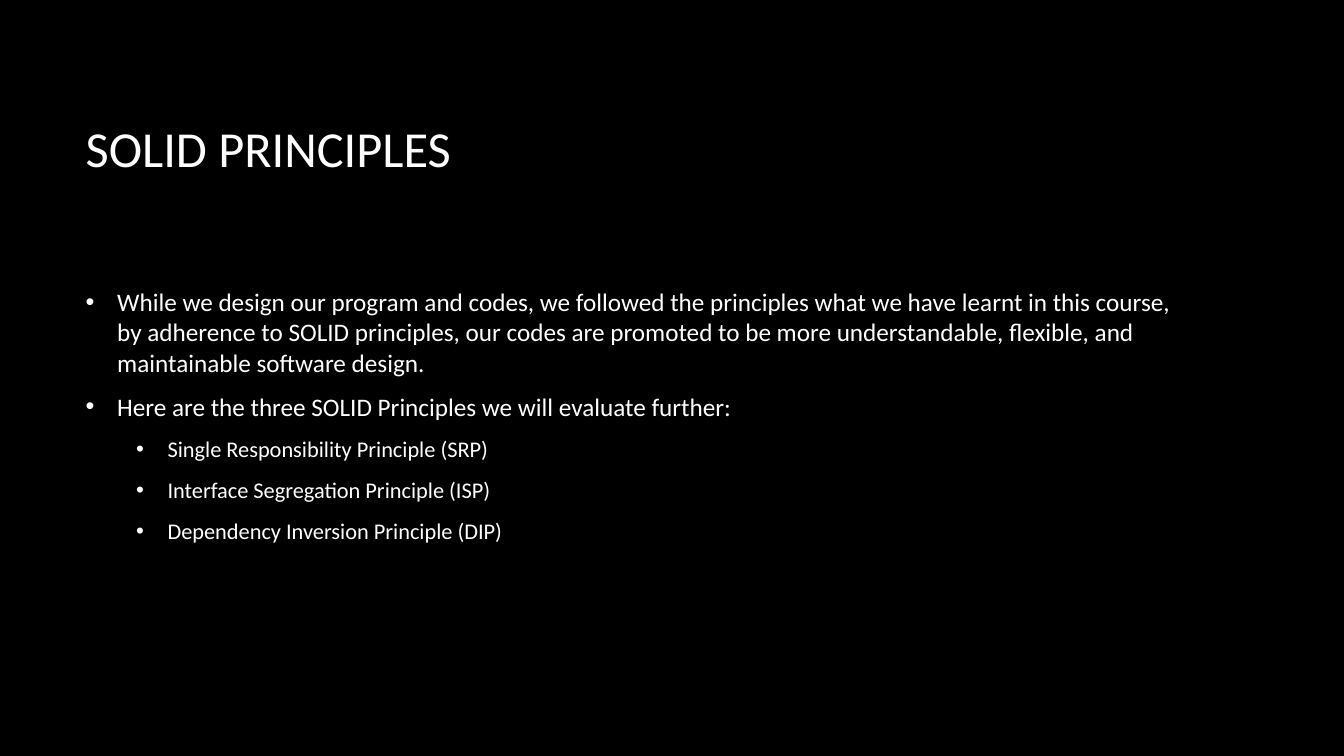
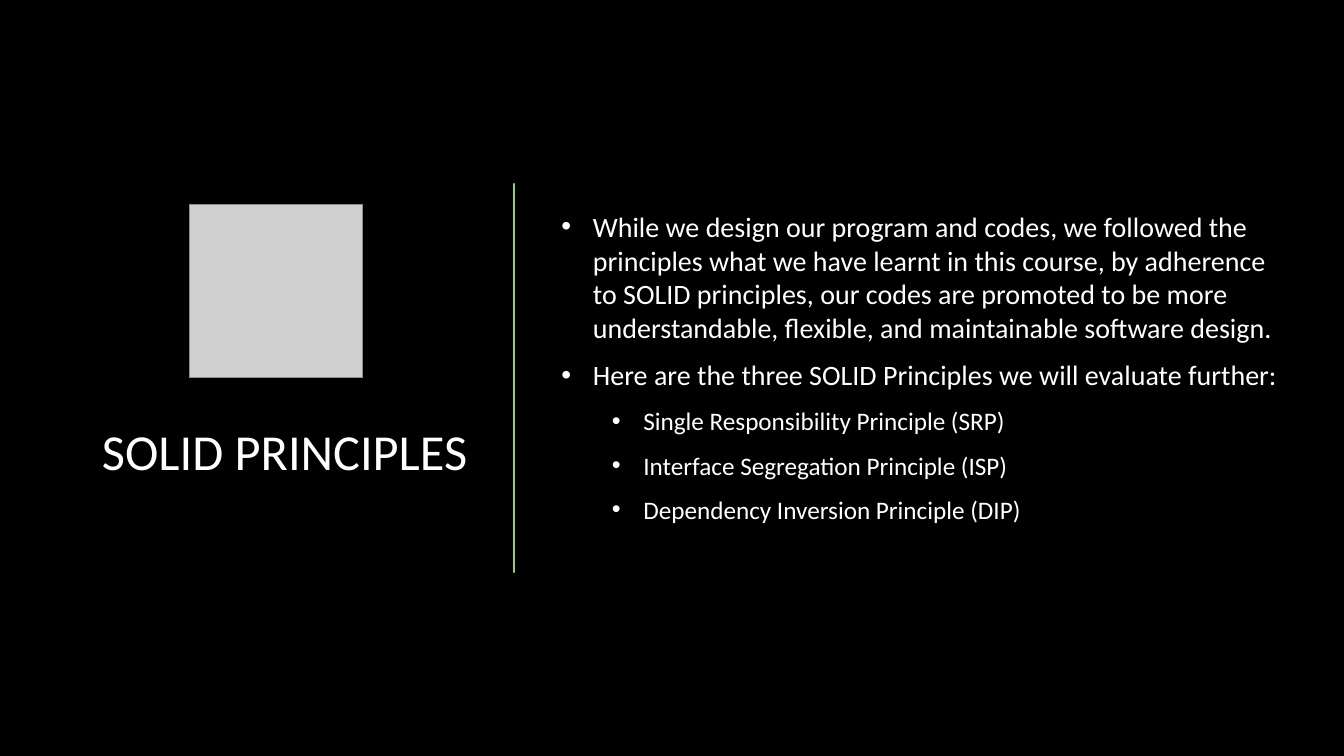
Before and after one commit to RuaGulu/CSC207-G24-Project, a slide deck: slide 7 of Presentation/CSC207 Final Project Presentation Team24.pptx. Drawn at 1344x756 pixels with LibreOffice and Linux fonts; fonts in the diff are those of the drawing; grey boxes stand for pictures; background and template pictures are left out. Boxes give left, top, right and bottom in pixels: in the first picture for what was removed or moved away, otherwise in the second. Text is boxed around its words. In the diff, an @@ line names an element or a change of style, - is before the commit and + after.

Commit message:
Updated Final Presentation, completed Specification and SOLID sections, added some design elements, starting up Clean Architecture section.

```diff
--- a/Presentation/CSC207 Final Project Presentation Team24.pptx
+++ b/Presentation/CSC207 Final Project Presentation Team24.pptx
@@ text "While we design our program ...": place and size @@
-text "While we design our program ..." at bbox=[117, 293, 1170, 543]
+text "While we design our program ..." at bbox=[593, 217, 1276, 523]
@@ text "While we design our program ..." at bbox=[593, 217, 1276, 523]: size 18 to 20 pt in "While we design our program and codes, ...", "Here are the three SOLID Principles we ..."; size 16 to 18 pt in "Single Responsibility Principle (SRP)", "Interface Segregation Principle (ISP)", "Dependency Inversion Principle (DIP)" @@
@@ picture added at bbox=[190, 205, 363, 378] @@
@@ line added from (514, 184) to (514, 572), #94CE67 1.5 pt @@
@@ title "SOLID PRINCIPLES": place and size @@
-title "SOLID PRINCIPLES" at bbox=[86, 134, 450, 168]
+title "SOLID PRINCIPLES" at bbox=[102, 437, 467, 471]
@@ title "SOLID PRINCIPLES" at bbox=[102, 437, 467, 471]: alignment left to right @@
```
Also in this commit, not shown: 5 other slides changed, 1 slide added, 1 slide removed.
